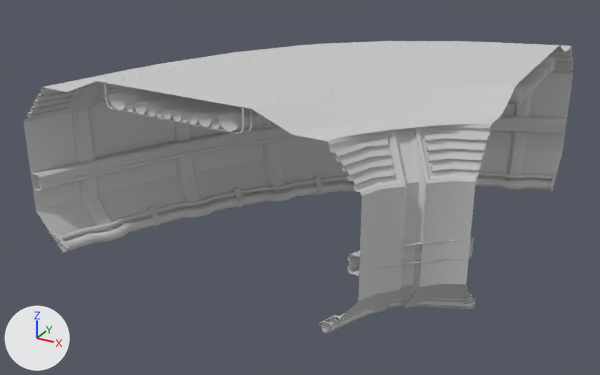
One commit to the FBX model Assets/Models/Environment/WallCorridorOutsideCurvature_001.FBX: the scene before it, then after it.
Rendered twice from a 50 mm lens placed at (-0.648, -0.453, 0.16), pointed at (-0.851, -0.085, -0.024). The lights are fixed; the arrows at lower left show +X, +Y and +Z. Where no turn or scale is listed for an object, it has been applied to the vertices. Vertices at the same position are counted once.

In view in the first picture: 'Wall_Curvature_01'.
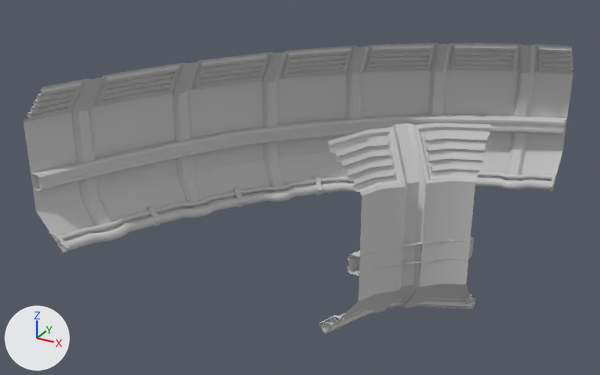
Changed parts and their boxes [x1, y1, x2, y2] in the pictures (600 x 375 px):
'Wall_Curvature_01', reshaped: before [24, 41, 573, 333]; after [24, 43, 573, 333]
part 1 of me_mesh, deleted: before [104, 44, 557, 134]
part 2 of me_mesh, cut back: before [44, 41, 571, 145]; after [327, 123, 491, 145]

What the commit changed:
me_mesh is used by ob_wall_curvature_01; location (-0.8128, -0.1016, 0.0).
me_mesh had 4670 vertices, 3659 faces and spanned x -0.143..0.076, y -0.076..0.143, z -0.045..0.053.
me_mesh now has 2436 vertices, 1832 faces and spans x -0.143..0.076, y -0.076..0.143, z -0.045..0.044.
me_mesh part 1: 45 loose pieces with 2144 vertices, spanning x -0.088..0.076, y -0.076..0.088, z 0.04..0.053, are deleted.
Part 2, on me_mesh:
90 vertices are removed from x -0.127..0.076, y -0.076..0.127, z 0.044..0.052.
65 faces are deleted.
2 new faces join them.
